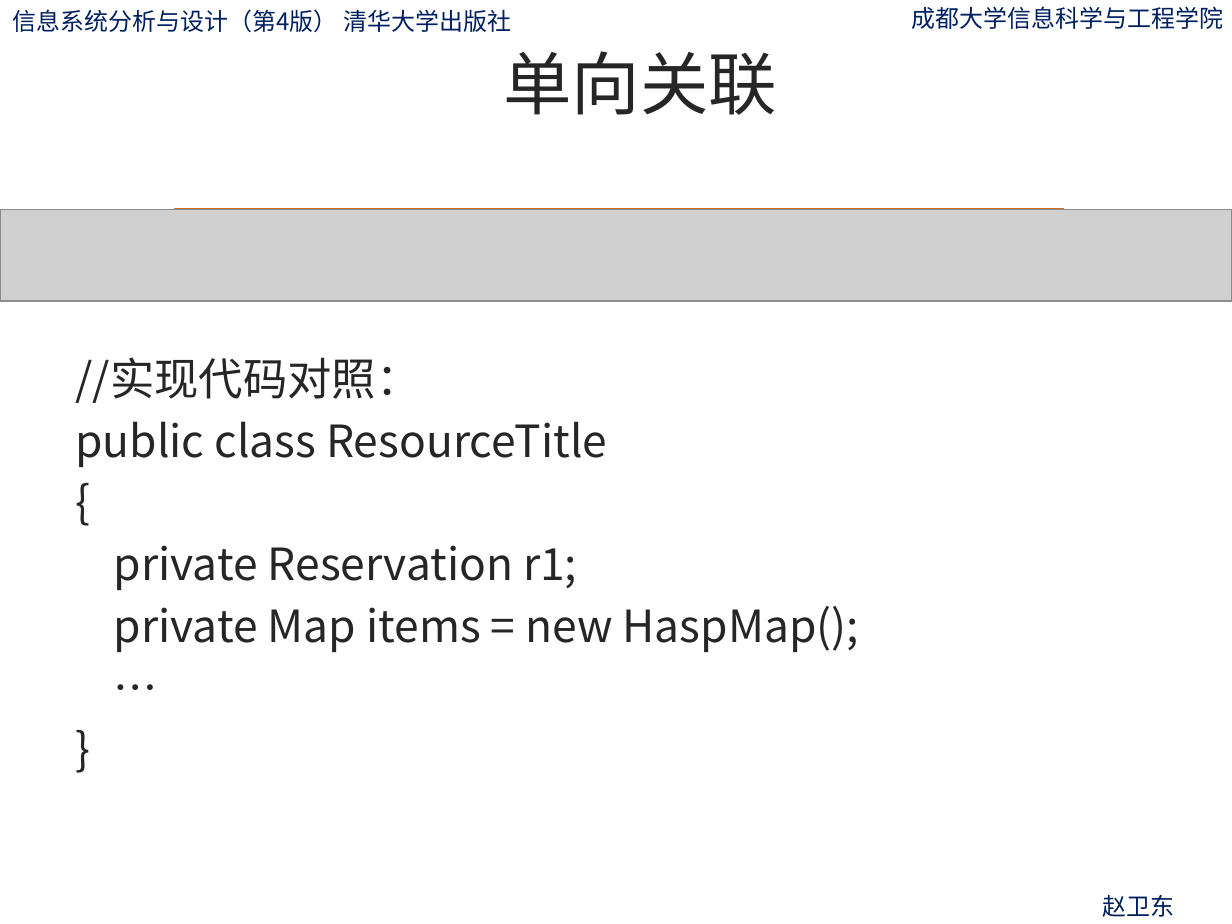
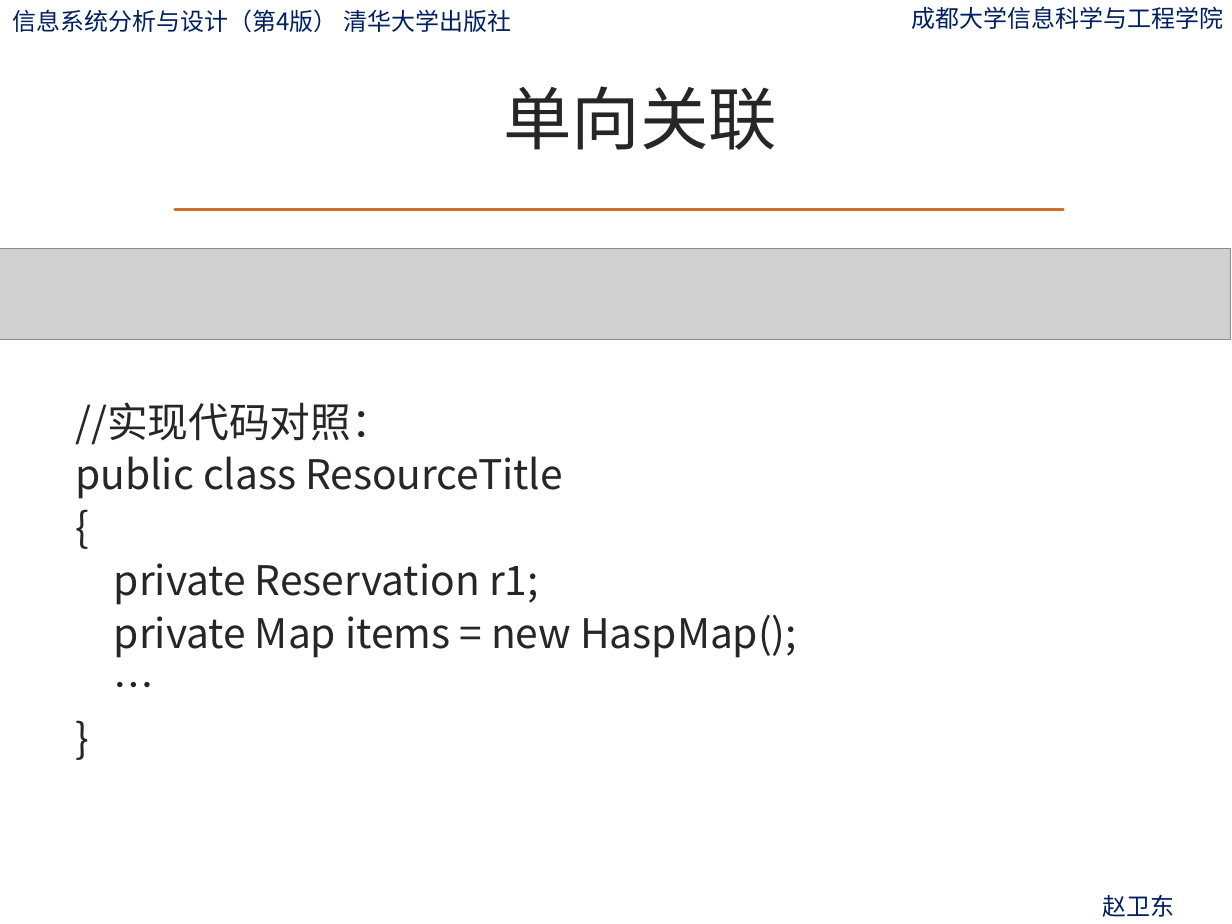
Before and after one commit to ylfagh/is_analysis-1, a slide deck: slide 127 of ppt/第10章-系统总体设计.pptx. Drawn at 1232x924 pixels with LibreOffice and Linux fonts; fonts in the diff are those of the drawing; grey boxes stand for pictures; background and template pictures are left out. Boxes give left, top, right and bottom in pixels: in the first picture for what was removed or moved away, otherwise in the second. Text is boxed around its words. In the diff, an @@ line names an element or a change of style, - is before the commit and + after.

```diff
--- a/ppt/第10章-系统总体设计.pptx
+++ b/ppt/第10章-系统总体设计.pptx
@@ title "单向关联": place and size @@
-title "单向关联" at (504,51,778,115)
+title "单向关联" at (504,86,778,150)
@@ picture: place and size @@
-picture at (0,209,1232,301)
+picture at (0,249,1231,340)
@@ text "//实现代码对照：": place and size @@
-text "//实现代码对照：" at (75,357,859,652)
+text "//实现代码对照：" at (75,402,797,658)
@@ text "//实现代码对照：" at (75,402,797,658): size 25.9 to 23.8 pt; line spacing 0.8 to 0.7 @@
```
Also in this commit, not shown: 188 other slides changed, 1 slide added.
